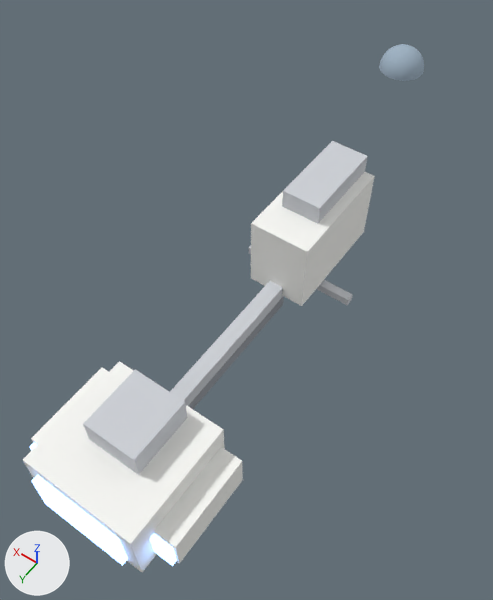
Renders of the glTF model models/frigate.glb from each side of a commit.
Both versions are drawn from a 50 mm camera at (-5.11, 13.2, 11.24) aimed at (0.26, 5.67, -0.59). Arrows for +X, +Y and +Z are at lower left; the lights stay in place. The picture after the commit comes second. Where no turn or scale is listed for an object, it has been applied to the vertices. Vertices at exactly the same position are counted once.

In view in the first picture: 'dome.012', 'frigate'.
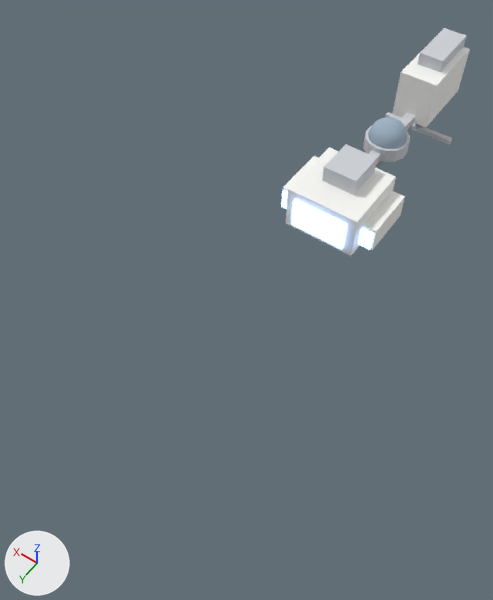
What differs and where, as boxes [x1, y1, x2, y2] in the pictures (493 x 600 px; the box of a moved part takes in the faces that stretch with it):
'frigate', reshaped, moved (46% narrower, 47% shorter): before [23, 141, 375, 572]; after [281, 28, 470, 256]
'dome.012', moved: before [379, 44, 424, 81]; after [368, 117, 407, 149]
part 1 of me_frigate, added: after [392, 47, 470, 127]
part 2 of me_frigate, added: after [286, 147, 396, 256]
part 3 of me_frigate, added: after [362, 191, 405, 250]
part 4 of me_frigate, added: after [283, 156, 318, 191]
part 5 of me_frigate, added: after [417, 28, 467, 72]
part 6 of me_frigate, added: after [385, 112, 452, 145]
part 7 of me_frigate, moved or reshaped (mostly hidden afterwards): before [170, 281, 283, 406]; after [369, 113, 415, 164]
part 8 of me_frigate, added: after [322, 144, 377, 195]
part 9 of me_frigate, added: after [363, 126, 410, 162]
part 10 of me_frigate, moved or reshaped: before [188, 296, 284, 409]; after [375, 124, 413, 168]
part 11 of me_frigate, added: after [291, 199, 348, 250]
part 12 of me_frigate, added: after [358, 227, 374, 250]
part 13 of me_frigate, added: after [281, 190, 288, 209]
part 14 of me_frigate, deleted: before [23, 141, 375, 572]

Diff of the bpy script that builds the scene:
```diff
--- a/models/frigate.glb.py
+++ b/models/frigate.glb.py
@@ me_frigate @@
 # used by ob_frigate; location = (0.0, 3.5, 0.0)
-me_frigate.from_pydata(...)  # 112 vertices, 172 faces; spans x -1.8..1.8, y -1.4..7.85, z -2.11..1.35
+me_frigate.from_pydata(...)  # 144 vertices, 232 faces; spans x -1.26..1.26, y -3.24..3.24, z -0.84..1.57
+# me_frigate part 1: a new loose piece, a box spanning x -0.49..0.49, y -3.24..-1.28, z 0.0..1.26, in mat_white (white #f9f9f6)
+# me_frigate part 2: a new loose piece, a box spanning x -0.91..0.91, y 1.31..3.13, z -0.7..0.42, in mat_white (white #f9f9f6)
+# me_frigate part 3: a new loose piece, a box spanning x -1.26..-0.84, y 1.38..2.78, z -0.59..0.04, in mat_white (white #f9f9f6)
+# me_frigate part 4: a new loose piece, a box spanning x 0.84..1.26, y 1.38..2.78, z -0.59..0.04, in mat_white (white #f9f9f6)
+# me_frigate part 5: a new loose piece, a box spanning x -0.31..0.31, y -3.24..-1.84, z 1.23..1.57, in mat_metal (light grey #ced1d7)
+# me_frigate part 6: a new loose piece, a box spanning x -0.98..0.98, y -2.19..-2.05, z -0.84..-0.7, in mat_metal (light grey #ced1d7)
+# me_frigate part 7: the loose piece of 12 vertices spanning x -0.17..0.17, y 1.2..5.6, z -0.98..-0.62 is scaled about its middle by 0.7, then moved by (0.0, -3.28, 0.87)
+# me_frigate part 8: a new loose piece, a box spanning x -0.42..0.42, y 1.45..2.43, z 0.42..0.84, in mat_metal (light grey #ced1d7)
+# me_frigate part 9: a new loose piece, a 14-sided cylinder along z spanning x -0.55..0.55, y -0.56..0.56, z -0.04..0.31, in mat_metal (light grey #ced1d7)
+# me_frigate part 10: the loose piece of 12 vertices spanning x -0.1..0.1, y 1.2..5.6, z -1.5..-0.9 is scaled about its middle by 0.7, then moved by (0.0, -3.28, 0.99)
+# me_frigate part 11: a new loose piece, a box spanning x -0.7..0.7, y 3.1..3.24, z -0.52..0.25, in mat_light_blue (blue #95bcff, glowing blue #95bcff)
+# me_frigate part 12: a new loose piece, a box spanning x -1.23..-0.87, y 2.77..2.87, z -0.52..-0.04, in mat_light_blue (blue #95bcff, glowing blue #95bcff)
+# me_frigate part 13: a new loose piece, a box spanning x 0.87..1.23, y 2.77..2.87, z -0.52..-0.04, in mat_light_blue (blue #95bcff, glowing blue #95bcff)
+# me_frigate part 14: 11 loose pieces with 88 vertices, spanning x -1.8..1.8, y -1.4..7.85, z -2.11..1.35, are deleted
+# other edits to the shape of me_frigate do not show in these pictures
 me_frigate.materials.append(mat_white)
@@ ob_frigate @@
 ob_frigate = bpy.data.objects.new('frigate', me_frigate)
-ob_frigate.location = (0.0, 3.5, 0.0)
+ob_frigate.location = (0.0, 0.0, 0.0)
@@ ob_dome_012 @@
 ob_dome_012 = bpy.data.objects.new('dome.012', me_sphere_287)
-ob_dome_012.location = (0.0, 0.0, 2.25)
+ob_dome_012.location = (0.0, 0.0, 0.3)
```
